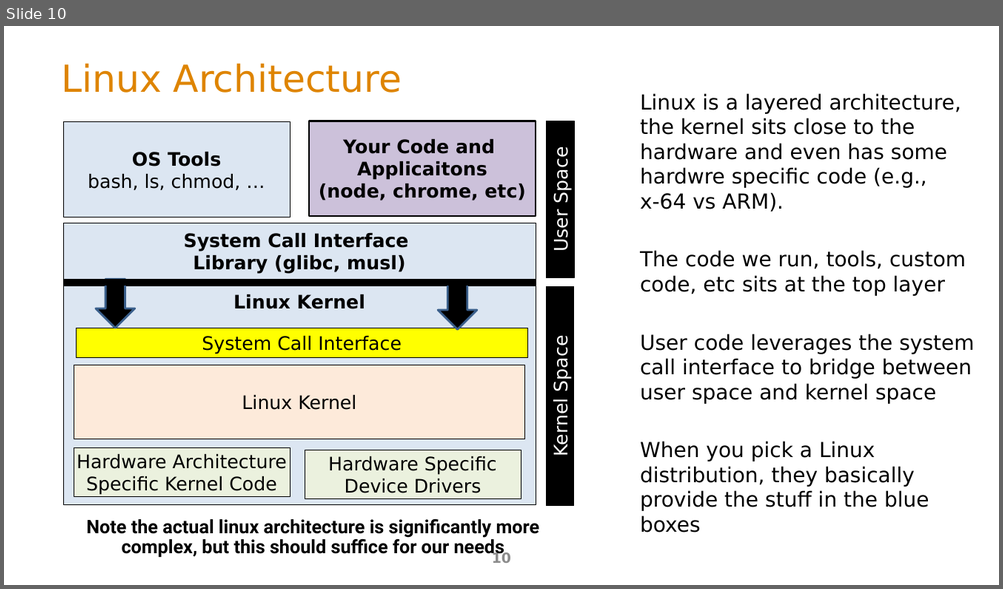
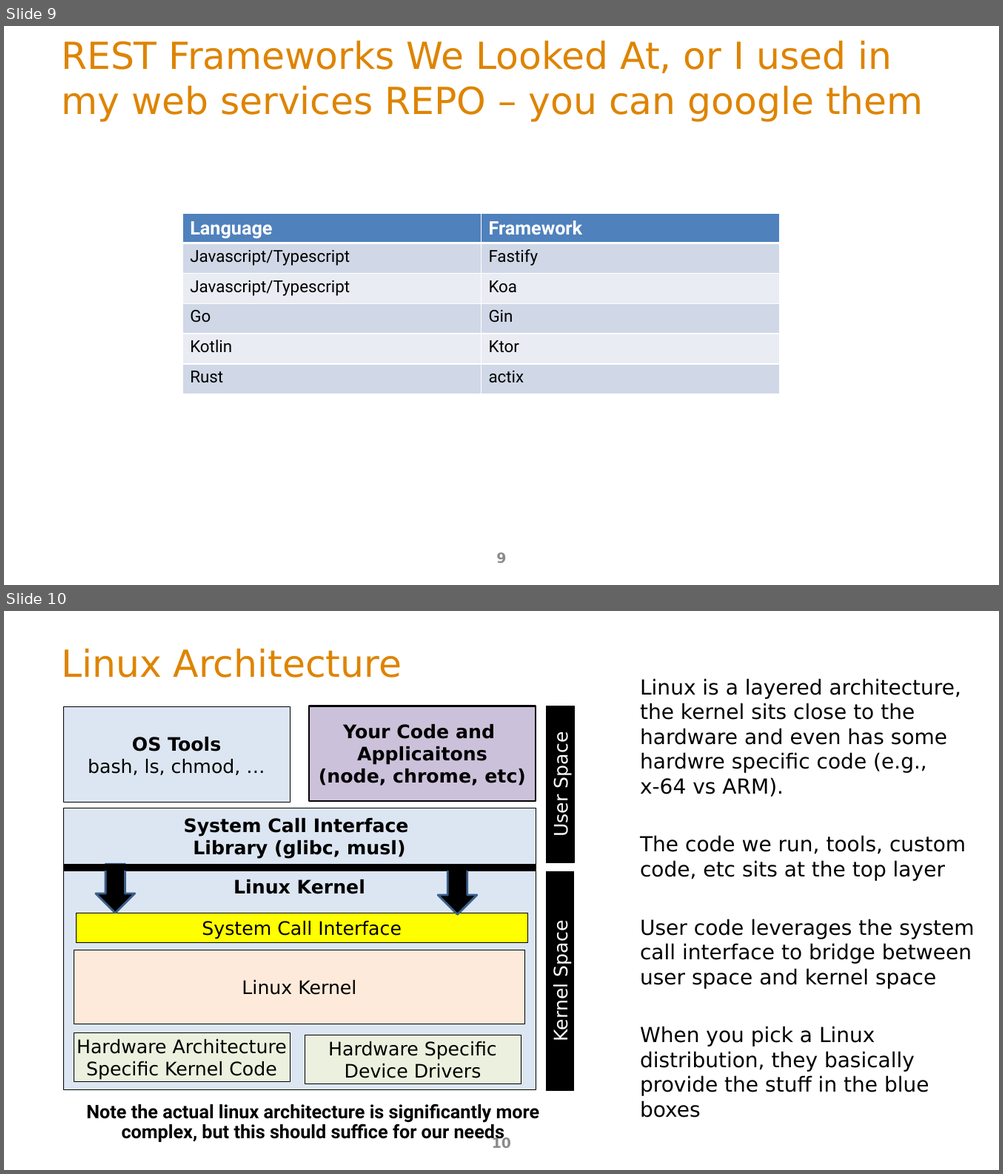
Before and after one commit to ArchitectingSoftware/SE577-SoftwareArchitecture, a slide deck: lectures/m7LinuxDockerK8sArchitecture.pptx. Shown one above the other, each under a label of ours: slide 10 before the commit, slides 9 and 10 after it. The pictures are 1003x589 and 1003x1174 pixels, drawn with LibreOffice and Linux fonts; fonts in the diff are those of the drawing. Boxes give left, top, right and bottom in pixels: in the first picture for what was removed or moved away, otherwise in the second. Text is boxed around its words. In the diff, an @@ line names an element or a change of style, - is before the commit and + after.

```diff
--- a/lectures/m7LinuxDockerK8sArchitecture.pptx
+++ b/lectures/m7LinuxDockerK8sArchitecture.pptx
@@ slide 9 added at [4, 26, 999, 585], background #FFFFFF @@
@@ title added at [61, 40, 923, 122], 36 pt, text #DE8400 @@
+REST Frameworks We Looked At, or I used in my web services REPO – you can google them
@@ table added at [182, 214, 780, 398], 6 rows, 2 columns @@
+Language | Framework
+Javascript/Typescript | Fastify
+Javascript/Typescript | Koa
+Go | Gin
+Kotlin | Ktor
+Rust | actix
@@ page number added at [496, 553, 506, 563], 13.5 pt, text #8C8C8C @@
+9
```
Also in this commit, not shown: 1 slide removed, 1 other file.
